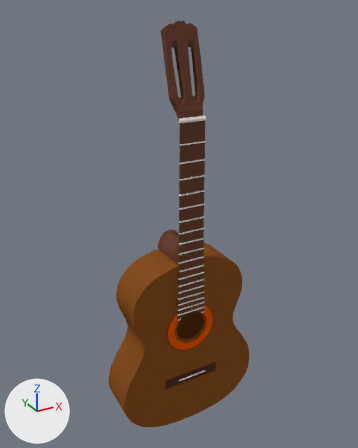
A saved change to the Blender file guitar.blend.
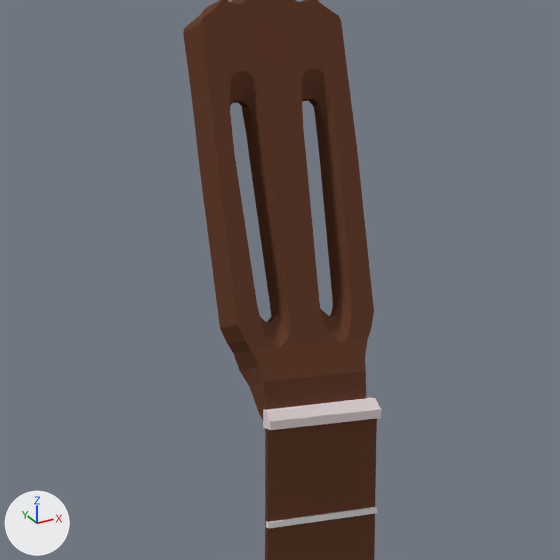
Old and new are each drawn whole from a 50 mm lens placed at (-7.45, -16.58, 8.31), pointed at (0.0, -3.03, 1.54) and again close up on the part from 33% to 69% of the width and 5% to 34% of the height. The axes (+X, +Y, +Z) are drawn at lower left. The lights are the same throughout.

Before the edit, the objects in view are built like this:
```python
me_cube = bpy.data.meshes.new('Cube')
me_cube.from_pydata(...)  # 81 vertices, 80 faces; spans x -1.0..1.0, y -1.5..1.5, z -1.0..1.0
me_cube.materials.append(mat_material_004)  # white #e7dadc
me_cube_003 = bpy.data.meshes.new('Cube.003')
me_cube_003.from_pydata(...)  # a box spanning x -1.0..1.0, y -1.0..1.0, z -1.0..1.0
me_mesh_006 = bpy.data.meshes.new('Mesh.006')
me_mesh_006.from_pydata(...)  # 1409 vertices, 1408 faces; spans x -2.0..1.9, y 0.2..7.6, z -31.5..15.1
me_mesh_006.materials.append(mat_material_001)  # brown #694332
ob_beziercurve_001 = bpy.data.objects.new('BezierCurve.001', me_mesh_006)
ob_beziercurve_001.location = (-0.12, -4.13, 1.42)
ob_beziercurve_001.rotation_euler = (3.142, 0.0, -3.142)  # degrees (180, 0, -180)
ob_beziercurve_001.scale = (0.28, 0.207, 0.207)
ob_cube_002 = bpy.data.objects.new('Cube.002', me_cube)
ob_cube_002.location = (-0.11, -4.07, 5.29)
ob_cube_002.scale = (0.425, -0.0476, 0.0588)
ob_cube_003 = bpy.data.objects.new('Cube.003', me_cube_003)
ob_cube_003.location = (-0.11, -4.09, 4.58)
ob_cube_003.scale = (0.431, 0.02, 0.02)
```
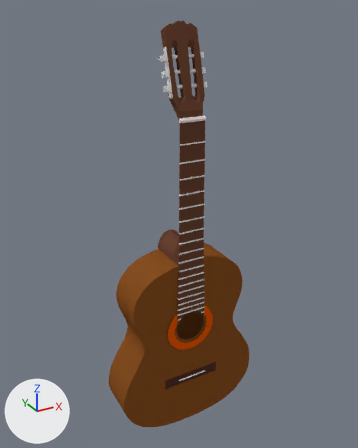
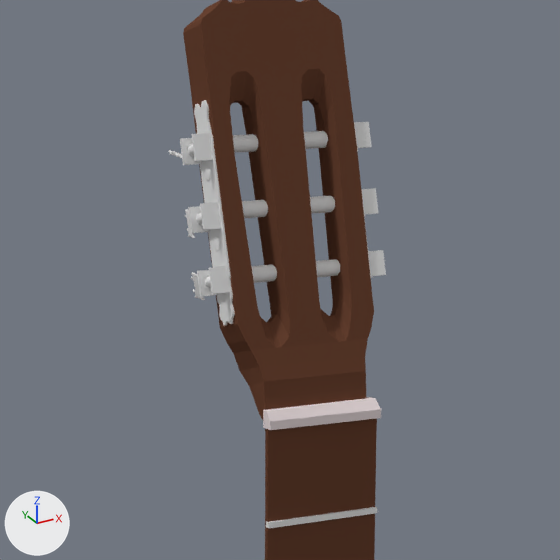
The newer file is also turned or shifted as a whole; pictures and numbers use the older file's frame.

Diff of the bpy script that builds the scene:
```diff
--- a/guitar.blend.py
+++ b/guitar.blend.py
@@ ob_cylinder @@
+ob_cylinder = bpy.data.objects.new('Cylinder', me_cylinder)  # a 32-sided cylinder along z spanning x -1.0..1.0, y -1.0..1.0, z -1.0..1.0; in mat_material_007 (white #e7e7e7)
+ob_cylinder.location = (-0.38, -3.69, 6.18)
+ob_cylinder.rotation_euler = (0.0, 1.571, 0.0)  # degrees (0, 90, 0)
+ob_cylinder.scale = (0.054, 0.054, 0.121)
@@ ob_cylinder_001 @@
+ob_cylinder_001 = bpy.data.objects.new('Cylinder.001', me_cylinder.copy())
+ob_cylinder_001.location = (0.12, -3.68, 6.18)
+ob_cylinder_001.rotation_euler = (0.0, 1.571, 0.0)  # degrees (0, 90, 0)
+ob_cylinder_001.scale = (0.054, 0.054, 0.121)
@@ ob_cylinder_002 @@
+ob_cylinder_002 = bpy.data.objects.new('Cylinder.002', me_cylinder.copy())
+ob_cylinder_002.location = (-0.39, -3.58, 6.58)
+ob_cylinder_002.rotation_euler = (0.0, 1.571, 0.0)  # degrees (0, 90, 0)
+ob_cylinder_002.scale = (0.054, 0.054, 0.121)
@@ ob_cylinder_003 @@
+ob_cylinder_003 = bpy.data.objects.new('Cylinder.003', me_cylinder.copy())
+ob_cylinder_003.location = (0.13, -3.58, 6.58)
+ob_cylinder_003.rotation_euler = (0.0, 1.571, 0.0)  # degrees (0, 90, 0)
+ob_cylinder_003.scale = (0.054, 0.054, 0.121)
@@ ob_cylinder_004 @@
+ob_cylinder_004 = bpy.data.objects.new('Cylinder.004', me_cylinder.copy())
+ob_cylinder_004.location = (-0.41, -3.47, 6.99)
+ob_cylinder_004.rotation_euler = (0.0, 1.571, 0.0)  # degrees (0, 90, 0)
+ob_cylinder_004.scale = (0.054, 0.054, 0.121)
@@ ob_cylinder_005 @@
+ob_cylinder_005 = bpy.data.objects.new('Cylinder.005', me_cylinder.copy())
+ob_cylinder_005.location = (0.14, -3.47, 6.99)
+ob_cylinder_005.rotation_euler = (0.0, 1.571, 0.0)  # degrees (0, 90, 0)
+ob_cylinder_005.scale = (0.054, 0.054, 0.121)
@@ ob_cube_025 @@
+ob_cube_025 = bpy.data.objects.new('Cube.025', me_cube_026)  # 882 vertices, 908 faces; spans x -33.8..1.0, y -1.1..1.0, z -1.0..1.0
+ob_cube_025.location = (0.46, -3.56, 7.01)
+ob_cube_025.rotation_euler = (-1.565, -0.262, -1.571)  # degrees (-90, -15, -90)
+ob_cube_025.scale = (0.00784, 0.0823, 0.0823)
@@ ob_cube_028 @@
+ob_cube_028 = bpy.data.objects.new('Cube.028', me_cube_026.copy())
+ob_cube_028.location = (0.46, -3.67, 6.59)
+ob_cube_028.rotation_euler = (-1.565, -0.262, -1.571)  # degrees (-90, -15, -90)
+ob_cube_028.scale = (0.00784, 0.0823, 0.0823)
@@ ob_cube_029 @@
+ob_cube_029 = bpy.data.objects.new('Cube.029', me_cube_026.copy())
+ob_cube_029.location = (0.46, -3.78, 6.2)
+ob_cube_029.rotation_euler = (-1.565, -0.262, -1.571)  # degrees (-90, -15, -90)
+ob_cube_029.scale = (0.00784, 0.0823, 0.0823)
@@ ob_cube_031 @@
+ob_cube_031 = bpy.data.objects.new('Cube.031', me_cube_033)  # 318 vertices, 314 faces; spans x -2.01..2.01, y -1.0..1.0, z -1.4..1.62; in mat_material_008 (white #e7e7e7); modifiers SUBSURF
+ob_cube_031.location = (-0.72, -3.47, 6.09)
+ob_cube_031.rotation_euler = (2.021, 1.258, 0.677)  # degrees (116, 72, 39)
+ob_cube_031.scale = (-0.0448, -0.00896, -0.0448)
@@ ob_cube_032 @@
+ob_cube_032 = bpy.data.objects.new('Cube.032', me_cube_026.copy())
+ob_cube_032.location = (-0.72, -3.79, 6.17)
+ob_cube_032.rotation_euler = (1.577, 0.262, 1.571)  # degrees (90, 15, 90)
+ob_cube_032.scale = (-0.00784, -0.0823, -0.0823)
@@ ob_cube_033 @@
+ob_cube_033 = bpy.data.objects.new('Cube.033', me_cube_026.copy())
+ob_cube_033.location = (-0.72, -3.67, 6.57)
+ob_cube_033.rotation_euler = (1.577, 0.262, 1.571)  # degrees (90, 15, 90)
+ob_cube_033.scale = (-0.00784, -0.0823, -0.0823)
@@ ob_cube_034 @@
+ob_cube_034 = bpy.data.objects.new('Cube.034', me_cube_033.copy())  # modifiers SUBSURF
+ob_cube_034.location = (-0.72, -3.36, 6.48)
+ob_cube_034.rotation_euler = (1.42, -1.695, 0.0652)  # degrees (81, -97, 3.7)
+ob_cube_034.scale = (-0.0448, -0.00896, -0.0448)
@@ ob_cube_035 @@
+ob_cube_035 = bpy.data.objects.new('Cube.035', me_cube_033.copy())  # modifiers SUBSURF
+ob_cube_035.location = (-0.72, -3.25, 6.9)
+ob_cube_035.rotation_euler = (1.5, -2.825, -0.289)  # degrees (86, -162, -17)
+ob_cube_035.scale = (-0.0448, -0.00896, -0.0448)
@@ ob_cube_036 @@
+ob_cube_036 = bpy.data.objects.new('Cube.036', me_cube_026.copy())
+ob_cube_036.location = (-0.72, -3.57, 6.99)
+ob_cube_036.rotation_euler = (1.577, 0.262, 1.571)  # degrees (90, 15, 90)
+ob_cube_036.scale = (-0.00784, -0.0823, -0.0823)
@@ ob_sphere_002 @@
+ob_sphere_002 = bpy.data.objects.new('Sphere.002', me_sphere_002)  # a UV sphere (32 segments, 16 rings, poles along z) spanning x -0.3..0.3, y -1.0..1.0, z -1.0..1.0
+ob_sphere_002.location = (-0.67, -3.64, 6.38)
+ob_sphere_002.rotation_euler = (3.142, 0.0, 0.0)  # degrees (180, 0, 0)
+ob_sphere_002.scale = (-0.0296, -0.0444, -0.0444)
@@ ob_sphere_003 @@
+ob_sphere_003 = bpy.data.objects.new('Sphere.003', me_sphere_002.copy())
+ob_sphere_003.location = (-0.67, -3.52, 6.81)
+ob_sphere_003.rotation_euler = (3.142, 0.0, 0.0)  # degrees (180, 0, 0)
+ob_sphere_003.scale = (-0.0296, -0.0444, -0.0444)
@@ ob_cube_037 @@
+ob_cube_037 = bpy.data.objects.new('Cube.037', me_cube_039)  # 106 vertices, 104 faces; spans x 0.98..1.0, y -0.13..0.13, z -0.86..0.79
+ob_cube_037.location = (0.33, -3.59, 6.59)
+ob_cube_037.rotation_euler = (2.88, 0.0, 0.0)  # degrees (165, 0, 0)
+ob_cube_037.scale = (-1.0, -0.812, -0.855)
```

Boxes [x1, y1, x2, y2] around the edits, measured in the close-ups (560 x 560 px):
'Cube.037', added: after [194, 100, 235, 325]
'Cube.036', added: after [180, 133, 213, 165]
'Cube.032', added: after [197, 267, 231, 296]
'Cube.033', added: after [188, 202, 221, 233]
'Cylinder.002', added: after [242, 200, 268, 218]
'Cylinder.004', added: after [233, 134, 258, 153]
'Cube.029', added: after [368, 250, 386, 278]
'Cylinder.003', added: after [310, 196, 335, 214]
'Cylinder', added: after [251, 265, 277, 283]
'Cube.025', added: after [354, 122, 372, 151]
'Cylinder.005', added: after [304, 131, 328, 149]
'Cylinder.001', added: after [316, 259, 340, 277]
'Cube.028', added: after [361, 188, 379, 217]
'Cube.031', added: after [191, 272, 205, 300]
'Cube.034', added: after [185, 209, 195, 238]
'Sphere.003', added: after [205, 167, 211, 181]
'Sphere.002', added: after [213, 238, 220, 252]
'Cube.035', added: after [168, 150, 182, 159]
